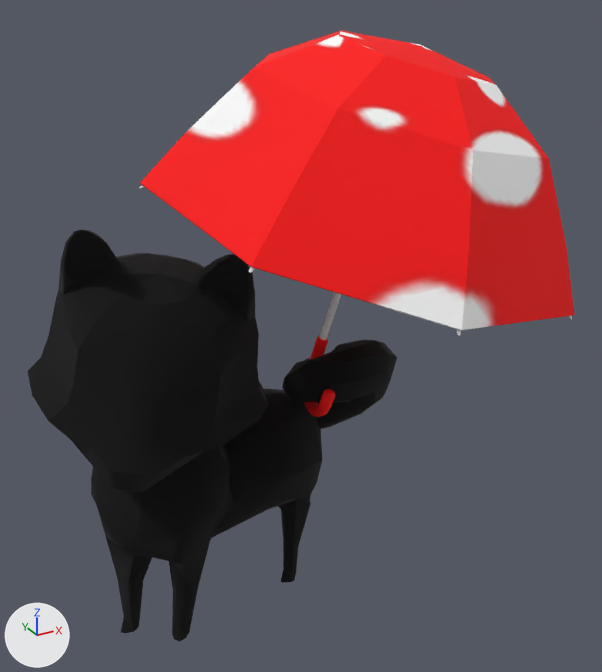
Renders of the OBJ model ChiBaApp/app/src/main/assets/models/umbrella/umbrella_Frame10.obj from each side of a commit.
Camera for both pictures: a 50 mm camera at (-5.18, -12.27, 11.33) aimed at (1.29, -0.51, 5.45). Arrows for +X, +Y and +Z are at lower left; the lights stay in place. Where no turn or scale is listed for an object, it has been applied to the vertices.

In view in the first picture: 'umbrella_Frame10'.
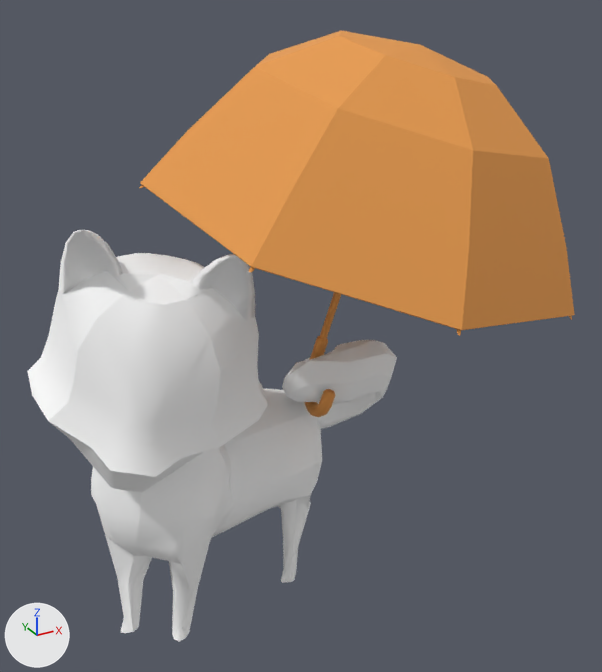
Location of each change, [x1, y1, x2, y2] in pixels of the pictures (602 x 672 px):
'umbrella_Frame10', recoloured, surface changed: [27, 31, 575, 642] in both

The edits, one by one:
Picture 'chiba.jpg' (img_chiba_jpg) is new.
Material 'newRigging:lambert2SG' (mat_newrigging_lambert2sg) changes colour from black #000000 to white #ffffff; in linear values from (0.0, 0.0, 0.0) to (1.0, 1.0, 1.0).
Material 'Regenschirm:phong3SG' (mat_regenschirm_phong3sg) changes its picture from img_chibaalltextures_jpg to img_chiba_jpg.
